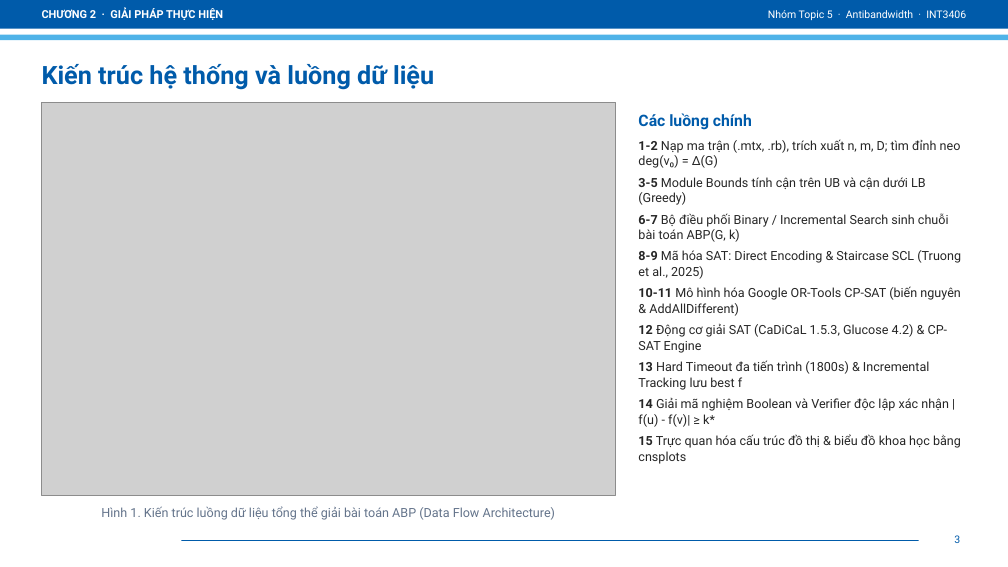
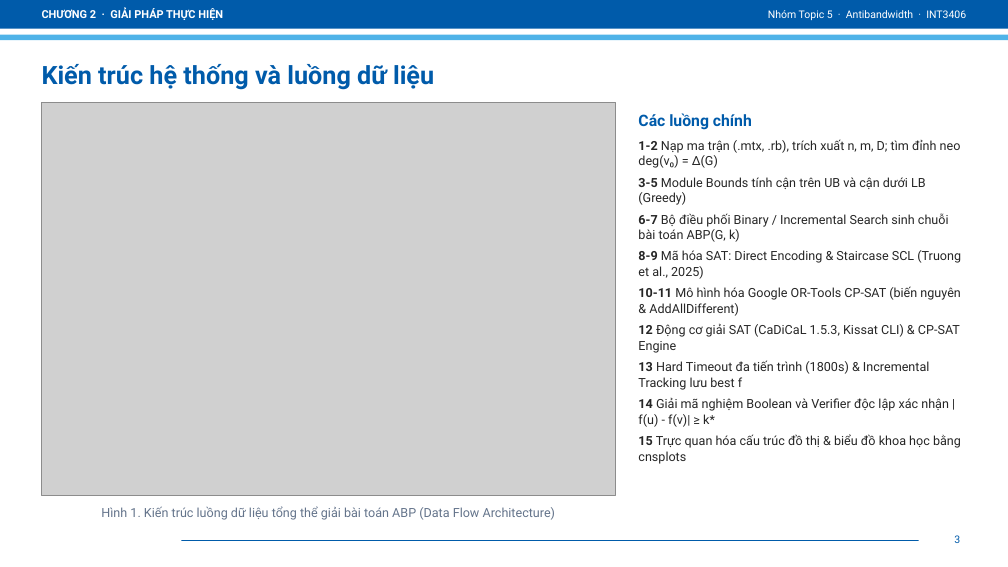
Before and after one commit to LoiDoancode/Antibandwidth_Problem, a slide deck: slide 3 of docs/Slide_ABP.pptx. Drawn at 1008x567 pixels with LibreOffice and Linux fonts; fonts in the diff are those of the drawing; grey boxes stand for pictures; background and template pictures are left out. Boxes give left, top, right and bottom in pixels: in the first picture for what was removed or moved away, otherwise in the second. Text is boxed around its words. In the diff, an @@ line names an element or a change of style, - is before the commit and + after.

```diff
--- a/docs/Slide_ABP.pptx
+++ b/docs/Slide_ABP.pptx
@@ text at (638, 324, 960, 353): text changed @@
-12 Động cơ giải SAT (CaDiCaL 1.5.3, Glucose 4.2) & CP-SAT Engine
+12 Động cơ giải SAT (CaDiCaL 1.5.3, Kissat CLI) & CP-SAT Engine
```
Also in this commit, not shown: 7 other slides changed, 2 other files.
